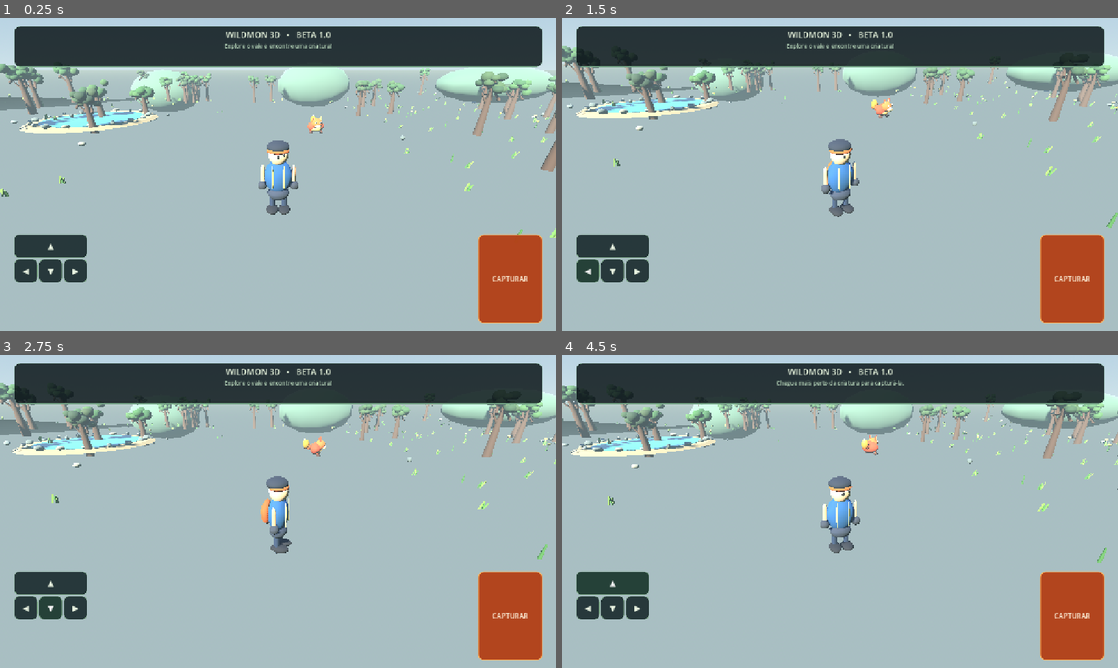
Above: before the commit, frames 1-4 (two rows, left to right).
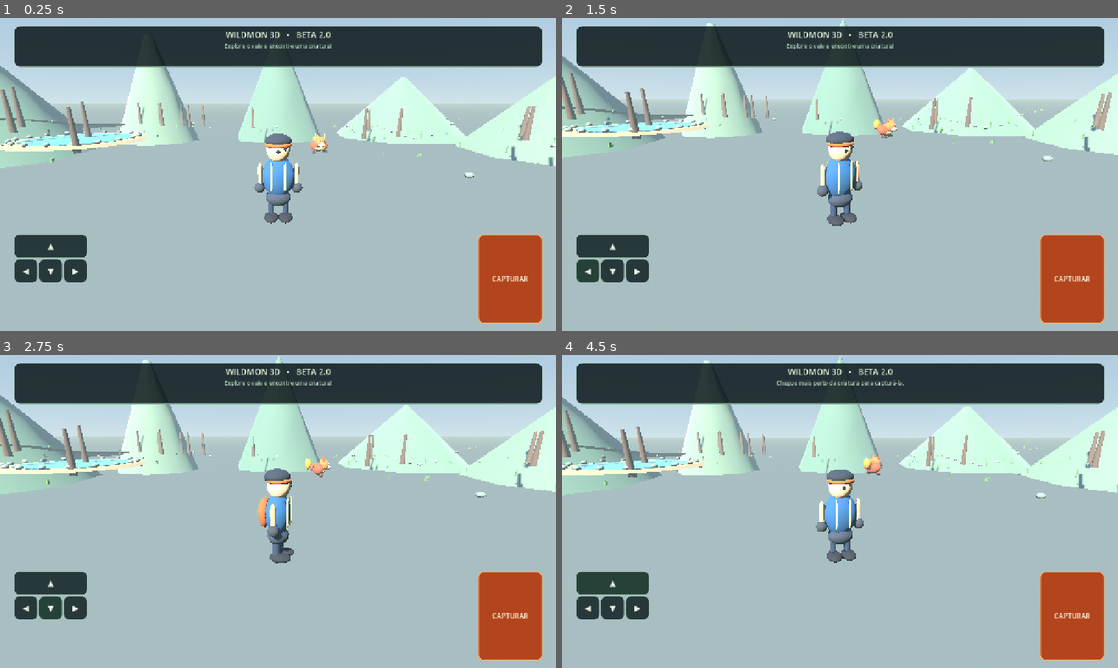
Above: after the commit, the same moments.

Repository: ealvim07-gif/wildmon-3d
Game: Godot game, scene res://scenes/main.tscn
The game is run twice, just before and just after one commit, with the same random seed, the same clock (stepped at 60 frames per second) and the same inputs.
Inputs:
- Up to frame 1 (0.25 s): no input
- Up to frame 2 (1.5 s): click "▲" at 0.5 s; click "◀" at 1.25 s
- Up to frame 3 (2.75 s): click "▼" at 2 s
- Up to frame 4 (4.5 s): click "▶" at 2.75 s; click "CAPTURAR" at 3.5 s; click "▲" at 4.25 s

The runs differ from the first frame. In frame 1, 22% of the frame differs, in the area x 0-100%, y 4-71%; in frame 2, 21%; in frame 3, 21%; in frame 4, 21%.

Commit message:
Replace primitive nature props with textured Quaternius models and improve orbit camera

Diff:
--- a/scripts/game.gd
+++ b/scripts/game.gd
@@ -12,6 +12,11 @@
 var creature_captured := false
 var creature_in_range := false
 var look_yaw := 0.0
+var target_look_yaw := 0.0
+var look_pitch := 0.28
+var target_look_pitch := 0.28
+const CAMERA_SENSITIVITY := 0.0026
+var nature_model_cache: Dictionary = {}
 var status_label: Label
 var capture_button: Button
 var touch_left := false
@@ -35,7 +40,8 @@
 		else:
 			camera_drag_active = false
 	elif event is InputEventScreenDrag and camera_drag_active:
-		look_yaw -= event.relative.x * 0.008
+		target_look_yaw -= event.relative.x * CAMERA_SENSITIVITY
+		target_look_pitch = clampf(target_look_pitch + event.relative.y * CAMERA_SENSITIVITY, -0.34, 0.82)
 	elif event is InputEventMouseButton and event.button_index == MOUSE_BUTTON_LEFT:
 		camera_drag_active = event.pressed
 	elif event is InputEventMouseMotion and camera_drag_active and Input.is_mouse_button_pressed(MOUSE_BUTTON_LEFT):
@@ -44,9 +50,12 @@
 func _process(delta: float) -> void:
 	if player == null:
 		return
+	look_yaw = lerp_angle(look_yaw, target_look_yaw, minf(delta * 7.0, 1.0))
+	look_pitch = lerpf(look_pitch, target_look_pitch, minf(delta * 7.0, 1.0))
 	var target := player.global_position + Vector3(0, 1.25, 0)
-	var cam_offset := Vector3(sin(look_yaw) * CAMERA_DISTANCE, 3.0, cos(look_yaw) * CAMERA_DISTANCE)
-	camera.global_position = camera.global_position.lerp(target + cam_offset, min(delta * 5.0, 1.0))
+	var horizontal := cos(look_pitch) * CAMERA_DISTANCE
+	var cam_offset := Vector3(sin(look_yaw) * horizontal, sin(look_pitch) * CAMERA_DISTANCE, cos(look_yaw) * horizontal)
+	camera.global_position = camera.global_position.lerp(target + cam_offset, minf(delta * 5.5, 1.0))
 	camera.look_at(target, Vector3.UP)
 	if creature and not creature_captured:
 		creature.rotate_y(delta * 0.55)
@@ -144,25 +153,25 @@
 
 	var rng := RandomNumberGenerator.new()
 	rng.seed = 81027
-	for i in range(68):
+	for i in range(46):
 		var px := rng.randf_range(-34.0, 34.0)
 		var pz := rng.randf_range(-35.0, 35.0)
 		if absf(px) < 9.0 and pz < 11.0 and pz > -31.0:
 			continue
 		_add_tree(Vector3(px, _terrain_height(px, pz), pz), i)
-	for i in range(130):
+	for i in range(92):
 		var px := rng.randf_range(-36.0, 36.0)
 		var pz := rng.randf_range(-36.0, 36.0)
 		if absf(px) < 7.0 and pz < 12.0 and pz > -31.0:
 			continue
 		_add_plant(Vector3(px, _terrain_height(px, pz), pz), i)
-	for i in range(54):
+	for i in range(34):
 		var px := rng.randf_range(-35.0, 35.0)
 		var pz := rng.randf_range(-35.0, 35.0)
 		if absf(px) < 9.0 and pz < 12.0 and pz > -30.0:
 			continue
 		_add_rock(Vector3(px, _terrain_height(px, pz), pz), i)
-	for i in range(260):
+	for i in range(110):
 		var px := rng.randf_range(-37.0, 37.0)
 		var pz := rng.randf_range(-37.0, 37.0)
 		if absf(px) < 8.0 and pz < 12.0 and pz > -31.0:
@@ -203,16 +212,20 @@
 	add_child(trail)
 
 func _build_distant_ridges() -> void:
-	for i in range(9):
+	# Silhuetas facetadas em vez de montes esféricos repetidos.
+	for i in range(12):
 		var ridge := MeshInstance3D.new()
-		var mesh := SphereMesh.new()
-		mesh.radial_segments = 12
-		mesh.rings = 6
+		var mesh := CylinderMesh.new()
+		mesh.top_radius = 0.15 + float(i % 3) * 0.22
+		mesh.bottom_radius = 7.0 + float(i % 4) * 2.0
+		mesh.height = 10.0 + float(i % 5) * 2.5
+		mesh.radial_segments = 7 + (i % 3)
+		mesh.rings = 1
 		ridge.mesh = mesh
-		var angle := TAU * float(i) / 9.0
-		ridge.position = Vector3(cos(angle) * 39.0, 1.5 + float(i % 3) * 0.8, sin(angle) * 39.0)
-		ridge.scale = Vector3(12.0 + float(i % 3) * 2.0, 5.0 + float(i % 4), 8.0)
-		ridge.material_override = _mat(Color(0.24, 0.36, 0.29))
+		var angle := TAU * float(i) / 12.0
+		ridge.position = Vector3(cos(angle) * 43.0, mesh.height * 0.40 - 1.0, sin(angle) * 43.0)
+		ridge.rotation.y = angle * 0.37
+		ridge.material_override = _mat([Color(0.20, 0.32, 0.26), Color(0.25, 0.37, 0.29), Color(0.29, 0.39, 0.31)][i % 3])
 		add_child(ridge)
 
 func _build_waterhole() -> void:
@@ -319,89 +332,97 @@
 	return maxf(-0.12, (rolling + detail + ridge_a + ridge_b) * edge_factor)
 
 func _add_rock(pos: Vector3, seed: int) -> void:
+	var rock_scene := _get_nature_scene(["Rock_Medium_1", "Rock_Medium_2"], seed)
+	if rock_scene:
+		var rock := rock_scene.instantiate() as Node3D
+		add_child(rock)
+		rock.position = pos
+		rock.scale = Vector3.ONE * (0.62 + float(seed % 5) * 0.13)
+		rock.rotation.y = float(seed * 37 % 360) * PI / 180.0
+		return
+	# Fallback usado apenas se a transferência dos modelos não estiver disponível.
 	var rock := MeshInstance3D.new()
 	var rock_mesh := SphereMesh.new()
 	rock_mesh.radial_segments = 6
 	rock_mesh.rings = 3
 	rock.mesh = rock_mesh
 	rock.position = pos + Vector3(0, 0.18, 0)
-	var width := 0.35 + float(seed % 4) * 0.12
-	rock.scale = Vector3(width, 0.22 + float(seed % 3) * 0.08, width * 0.82)
-	rock.rotation_degrees = Vector3(float(seed * 13 % 25), float(seed * 37 % 360), float(seed * 7 % 18))
-	rock.material_override = _mat([Color(0.39, 0.42, 0.39), Color(0.48, 0.46, 0.40), Color(0.32, 0.36, 0.34)][seed % 3])
+	rock.scale = Vector3(0.48, 0.30, 0.40)
+	rock.material_override = _mat(Color(0.39, 0.42, 0.39))
 	add_child(rock)
 
 func _add_grass_tuft(pos: Vector3, seed: int) -> void:
+	var grass_scene := _get_nature_scene(["Grass_Common_Tall", "Clover_1"], seed)
+	if grass_scene:
+		var grass := grass_scene.instantiate() as Node3D
+		add_child(grass)
+		grass.position = pos
+		var scale_factor := 0.48 + float(seed % 5) * 0.10
+		grass.scale = Vector3.ONE * scale_factor
+		grass.rotation.y = float(seed * 29 % 360) * PI / 180.0
+		return
 	for blade in range(3):
 		var grass := MeshInstance3D.new()
 		var grass_mesh := BoxMesh.new()
-		grass_mesh.size = Vector3(0.055, 0.28 + float((seed + blade) % 3) * 0.06, 0.045)
+		grass_mesh.size = Vector3(0.055, 0.28, 0.045)
 		grass.mesh = grass_mesh
-		grass.position = pos + Vector3((float(blade) - 1.0) * 0.09, grass_mesh.size.y * 0.5, 0.0)
-		grass.rotation_degrees = Vector3(0, float(blade) * 60.0 + float(seed % 30), float(blade - 1) * 18.0)
-		grass.material_override = _mat([Color(0.22, 0.42, 0.16), Color(0.32, 0.50, 0.19), Color(0.42, 0.53, 0.22)][(seed + blade) % 3])
+		grass.position = pos + Vector3((float(blade) - 1.0) * 0.09, 0.14, 0.0)
+		grass.rotation_degrees = Vector3(0, float(blade) * 60.0, float(blade - 1) * 18.0)
+		grass.material_override = _mat(Color(0.28, 0.46, 0.18))
 		add_child(grass)
 
 func _add_tree(pos: Vector3, seed: int) -> void:
-	var rng := RandomNumberGenerator.new()
-	rng.seed = seed * 193 + 701
-	var height := rng.randf_range(3.6, 5.4)
-	var width := rng.randf_range(0.82, 1.18)
+	var tree_scene := _get_nature_scene(["CommonTree_1", "CommonTree_2", "CommonTree_3", "Pine_1", "Pine_2"], seed)
+	if tree_scene:
+		var tree := tree_scene.instantiate() as Node3D
+		add_child(tree)
+		tree.position = pos
+		var scale_factor := 0.78 + float(seed % 5) * 0.11
+		tree.scale = Vector3.ONE * scale_factor
+		tree.rotation.y = float(seed * 53 % 360) * PI / 180.0
+		var trunk_body := StaticBody3D.new()
+		trunk_body.position = pos + Vector3(0.0, 1.35 * scale_factor, 0.0)
+		add_child(trunk_body)
+		var trunk_collision := CollisionShape3D.new()
+		var trunk_shape := CylinderShape3D.new()
+		trunk_shape.radius = 0.28 * scale_factor
+		trunk_shape.height = 2.7 * scale_factor
+		trunk_collision.shape = trunk_shape
+		trunk_body.add_child(trunk_collision)
+		return
+	# Fallback geométrico para execução local sem os arquivos externos.
 	var trunk := MeshInstance3D.new()
 	var trunk_mesh := CylinderMesh.new()
-	trunk_mesh.top_radius = 0.12 * width
-	trunk_mesh.bottom_radius = 0.27 * width
-	trunk_mesh.height = height * 0.72
+	trunk_mesh.top_radius = 0.12
+	trunk_mesh.bottom_radius = 0.25
+	trunk_mesh.height = 3.2
 	trunk.mesh = trunk_mesh
-	trunk.position = pos + Vector3(0, height * 0.36, 0)
+	trunk.position = pos + Vector3(0, 1.6, 0)
 	trunk.material_override = _mat(Color(0.25, 0.15, 0.085))
 	add_child(trunk)
 
-	var body := StaticBody3D.new()
-	body.position = pos + Vector3(0, height * 0.32, 0)
-	add_child(body)
-	var collision := CollisionShape3D.new()
-	var shape := CylinderShape3D.new()
-	shape.radius = 0.34 * width
-	shape.height = height * 0.66
-	collision.shape = shape
-	body.add_child(collision)
-
-	for branch_index in range(3):
-		var branch := MeshInstance3D.new()
-		var branch_mesh := CylinderMesh.new()
-		branch_mesh.top_radius = 0.045
-		branch_mesh.bottom_radius = 0.10
-		branch_mesh.height = 1.15
-		branch.mesh = branch_mesh
-		var side := -1.0 if branch_index % 2 == 0 else 1.0
-		branch.position = pos + Vector3(side * (0.28 + branch_index * 0.08), height * (0.49 + branch_index * 0.08), 0.0)
-		branch.rotation_degrees = Vector3(0, float(branch_index) * 120.0, side * -38.0)
-		branch.material_override = trunk.material_override
-		add_child(branch)
-
-	var green := 0.18 + rng.randf_range(0.0, 0.10)
-	var crown_colors := [
-		Color(0.10, green, 0.105),
-		Color(0.13, green + 0.045, 0.12),
-		Color(0.17, green + 0.055, 0.13)
-	]
-	for crown_index in range(11):
-		var crown := MeshInstance3D.new()
-		var crown_mesh := SphereMesh.new()
-		crown_mesh.radial_segments = 12
-		crown_mesh.rings = 8
-		crown.mesh = crown_mesh
-		var angle := TAU * float(crown_index) / 11.0
-		var radius := rng.randf_range(0.25, 0.82) * width
-		var crown_y := height * 0.65 + rng.randf_range(-0.15, 0.75)
-		crown.position = pos + Vector3(cos(angle) * radius, crown_y, sin(angle) * radius)
-		var crown_size := rng.randf_range(0.48, 0.78) * width
-		crown.scale = Vector3(crown_size * 1.05, crown_size * rng.randf_range(0.72, 1.0), crown_size)
-		crown.material_override = _mat(crown_colors[rng.randi_range(0, 2)])
-		add_child(crown)
+func _get_nature_scene(names: Array, seed: int) -> PackedScene:
+	if names.is_empty():
+		return null
+	var model_name: String = names[seed % names.size()]
+	if not nature_model_cache.has(model_name):
+		var path := "res://assets/nature/" + model_name + ".gltf"
+		if ResourceLoader.exists(path):
+			nature_model_cache[model_name] = load(path)
+		else:
+			nature_model_cache[model_name] = null
+	return nature_model_cache[model_name] as PackedScene
 
 func _add_plant(pos: Vector3, seed: int) -> void:
+	var plant_scene := _get_nature_scene(["Fern_1", "Bush_Common", "Clover_1", "Flower_3_Group"], seed)
+	if plant_scene:
+		var plant := plant_scene.instantiate() as Node3D
+		add_child(plant)
+		plant.position = pos
+		var scale_factor := 0.30 + float(seed % 5) * 0.10
+		plant.scale = Vector3.ONE * scale_factor
+		plant.rotation.y = float(seed * 41 % 360) * PI / 180.0
+		return
 	var stem := MeshInstance3D.new()
 	var stem_mesh := CylinderMesh.new()
 	stem_mesh.top_radius = 0.025
@@ -411,16 +432,6 @@
 	stem.position = pos + Vector3(0, 0.24, 0)
 	stem.material_override = _mat(Color(0.20, 0.38, 0.16))
 	add_child(stem)
-	if seed % 3 == 0:
-		var flower := MeshInstance3D.new()
-		var flower_mesh := SphereMesh.new()
-		flower_mesh.radius = 0.13
-		flower_mesh.height = 0.18
-		flower.mesh = flower_mesh
-		flower.position = pos + Vector3(0, 0.52, 0)
-		flower.material_override = _mat([Color(0.95, 0.72, 0.30), Color(0.92, 0.54, 0.62), Color(0.92, 0.88, 0.70)][seed % 3])
-		add_child(flower)
-
 
 func _build_player() -> void:
 	player = CharacterBody3D.new()
@@ -454,9 +465,9 @@
 
 	camera = Camera3D.new()
 	camera.current = true
-	camera.fov = 66
+	camera.fov = 62
 	add_child(camera)
-	camera.global_position = Vector3(0, 4.2, 11.5)
+	camera.global_position = Vector3(0, 3.2, 11.5)
 	camera.look_at(Vector3(0, 1, 0))
 
 func _build_creature() -> void:
@@ -512,7 +523,7 @@
 	vbox.add_theme_constant_override("separation", 3)
 	panel.add_child(vbox)
 	var title := Label.new()
-	title.text = "WILDMON 3D   •   BETA 1.0"
+	title.text = "WILDMON 3D   •   BETA 2.0"
 	title.horizontal_alignment = HORIZONTAL_ALIGNMENT_CENTER
 	title.add_theme_font_size_override("font_size", 19)
 	title.add_theme_color_override("font_color", Color(0.91, 0.96, 0.87))
